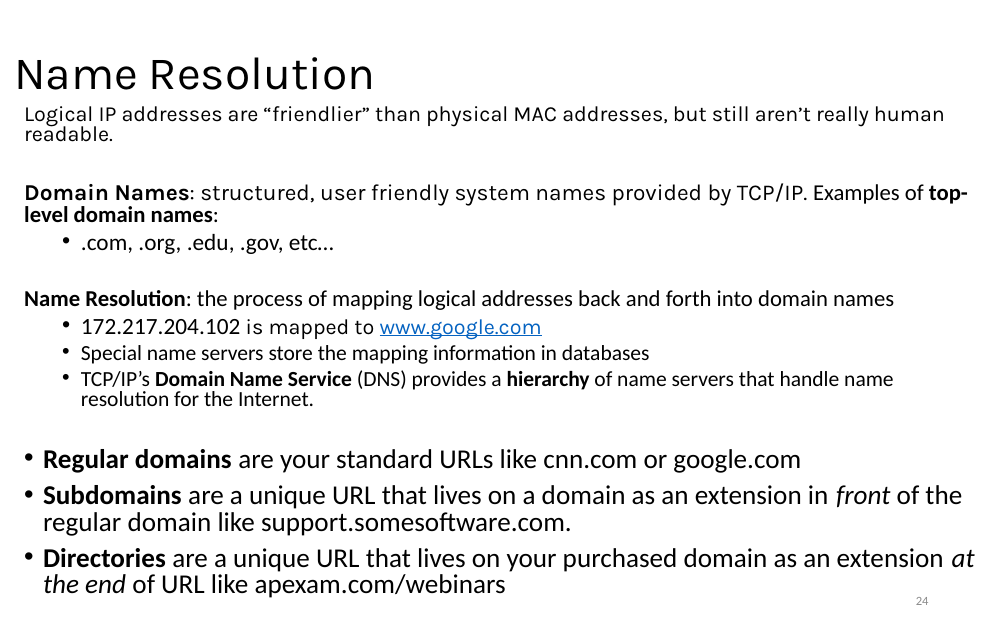
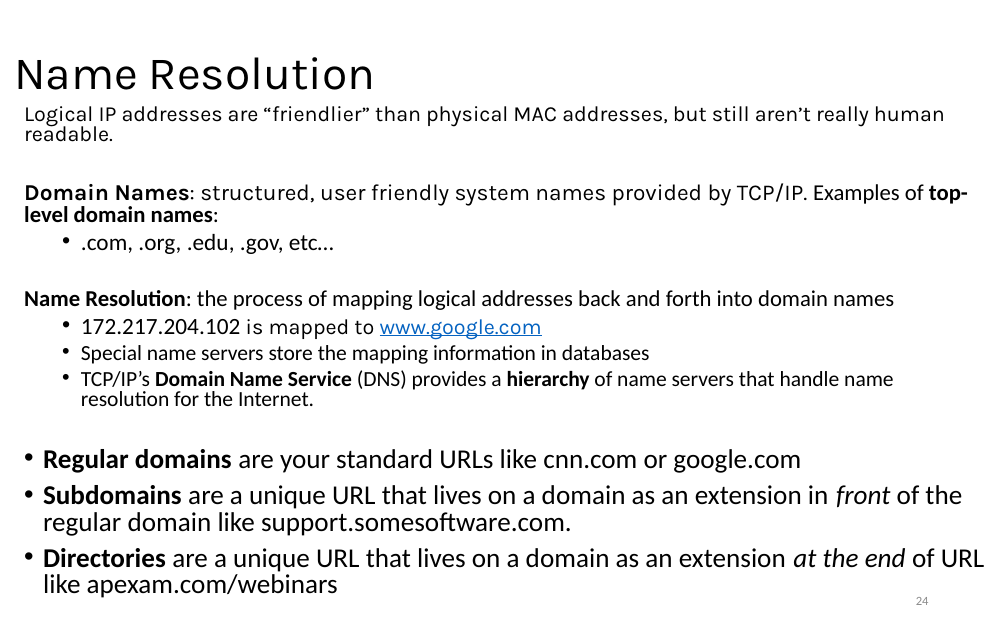
Before and after one commit to LongBaoNguyen/longbaonguyen.github.io, a slide deck: slide 24 of courses/apcsp/lect18.pptx. Drawn at 1008x630 pixels with LibreOffice and Linux fonts; fonts in the diff are those of the drawing. Boxes give left, top, right and bottom in pixels: in the first picture for what was removed or moved away, otherwise in the second. Text is boxed around its words. In the diff, an @@ line names an element or a change of style, - is before the commit and + after.

```diff
--- a/courses/apcsp/lect18.pptx
+++ b/courses/apcsp/lect18.pptx
@@ text at [43, 548, 985, 598]: text changed @@
-• Directories are a unique URL that lives on your purchased domain as an extension at the end of URL like apexam.com/webinars
+• Directories are a unique URL that lives on a domain as an extension at the end of URL like apexam.com/webinars
```
Also in this commit, not shown: 1 other file.
